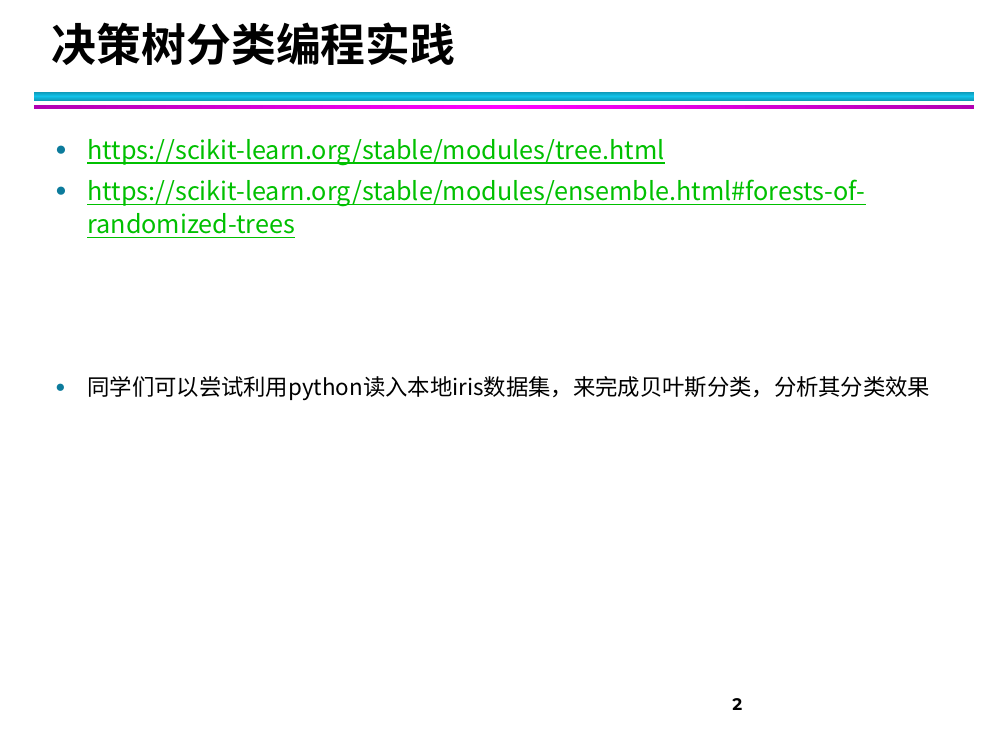
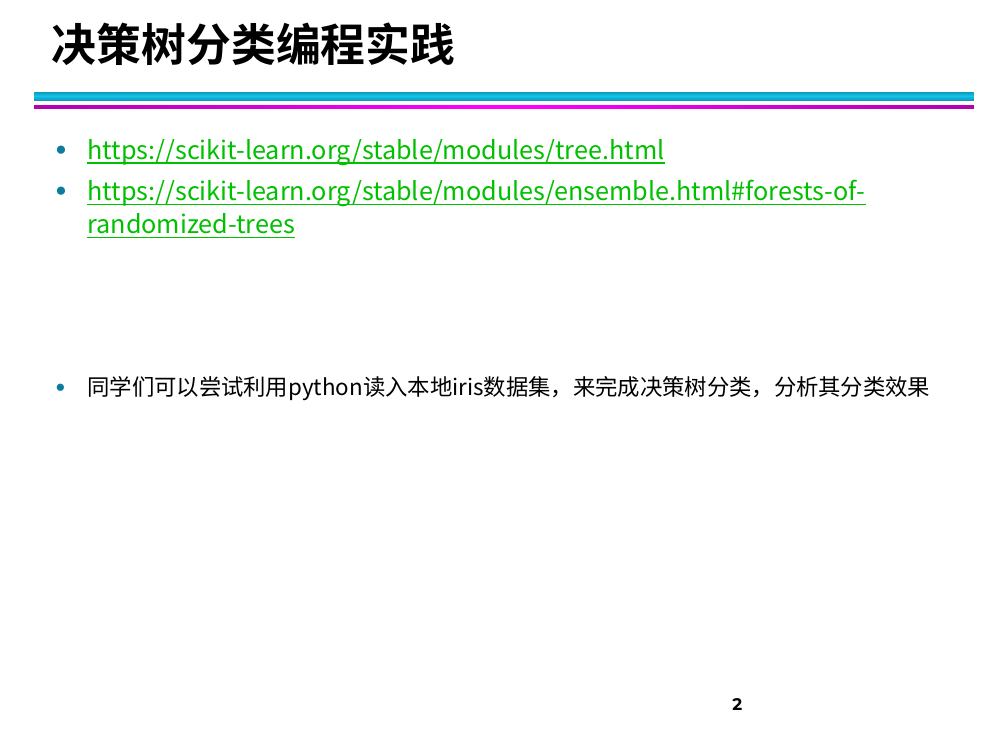
Before and after one commit to zyding1983/datamining, a slide deck: slide 2 of 2020A/ppt/dm/dm_ex/07 决策树分类 - 副本链接.pptx. Drawn at 1008x756 pixels with LibreOffice and Linux fonts; fonts in the diff are those of the drawing. Boxes give left, top, right and bottom in pixels: in the first picture for what was removed or moved away, otherwise in the second. Text is boxed around its words. In the diff, an @@ line names an element or a change of style, - is before the commit and + after.

Commit message:
add new ppt

```diff
--- a/2020A/ppt/dm/dm_ex/07 决策树分类 - 副本链接.pptx
+++ b/2020A/ppt/dm/dm_ex/07 决策树分类 - 副本链接.pptx
@@ text at [87,376,930,401]: text changed @@
-● 同学们可以尝试利用python读入本地iris数据集，来完成贝叶斯分类，分析其分类效果
+● 同学们可以尝试利用python读入本地iris数据集，来完成决策树分类，分析其分类效果
```
Also in this commit, not shown: 1 other slide changed, 8 other files.
